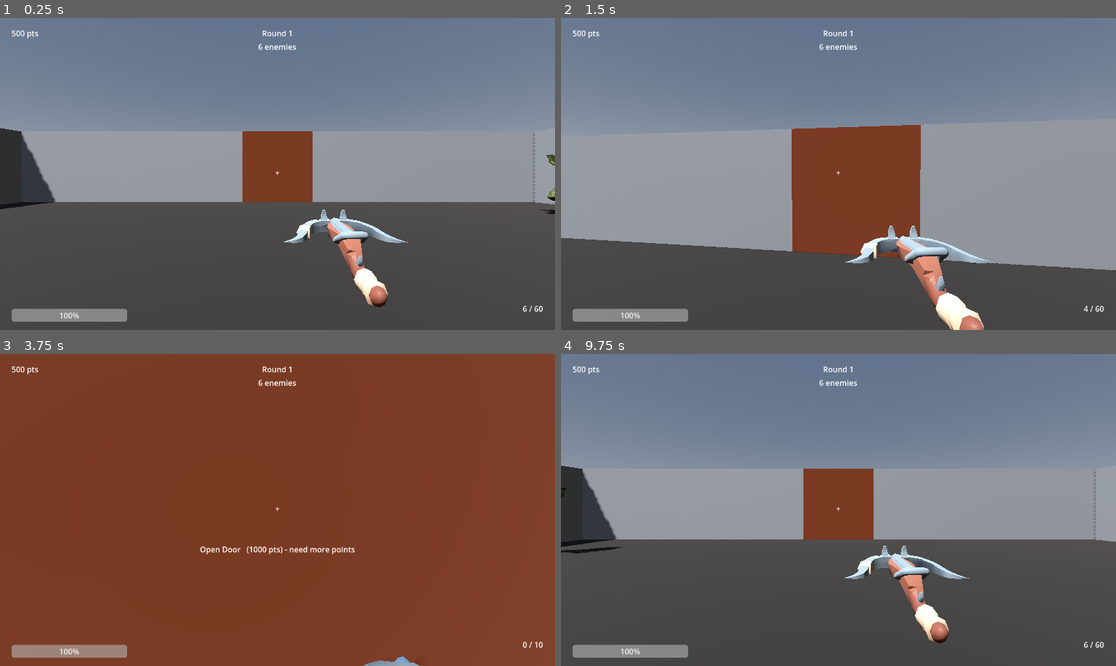
Above: before the commit, frames 1-4 (two rows, left to right).
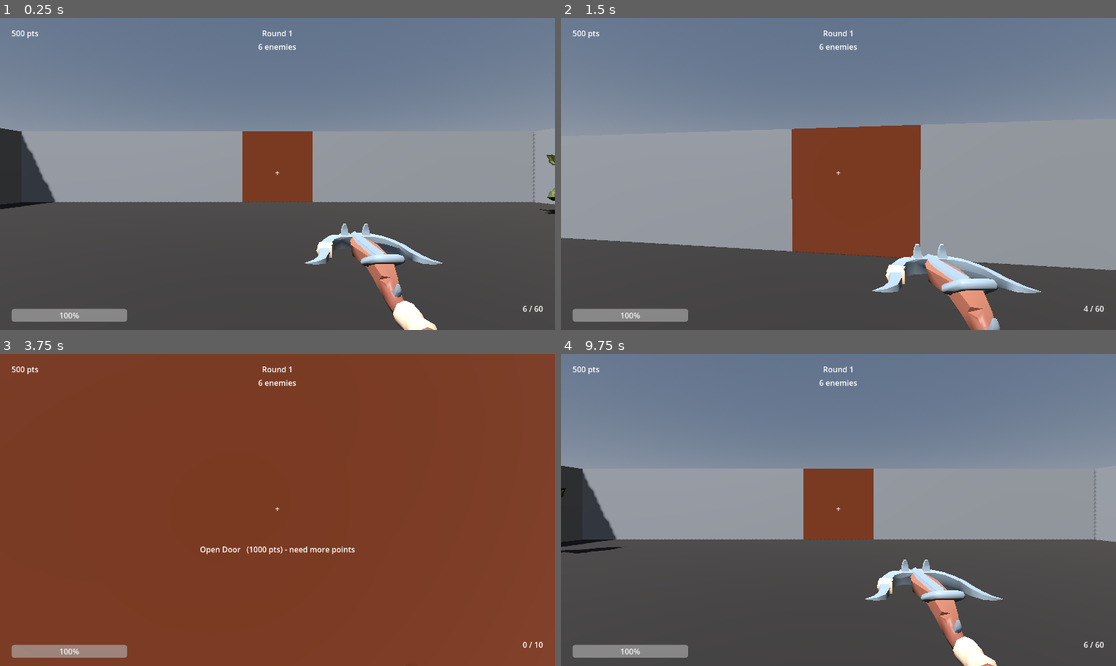
Above: after the commit, the same moments.

Repository: ariesyous/projectbluebean
Game: Godot game, scene res://scenes/world/Arena.tscn
Two runs of this game, one before a commit and one after it. Both use one fixed random seed, a clock stepped at 60 frames per second and the inputs below.
Inputs (mouse positions are in pixels of both pictures, inside the frame that each line leads up to):
- Up to frame 1 (0.25 s): no input
- Up to frame 2 (1.5 s): tap Enter at 0.5 s; move the mouse to (866, 174) at 0.52 s; press the mouse at (866, 174) at 0.53 s; hold W (move_forward) from 0.53 s (still down); tap Space (jump) at 0.77 s; move the mouse to (810, 174) at 1.27 s; release the mouse at (810, 174) at 1.28 s; tap F (interact) at 1.35 s; click (810, 174) at 1.42 s
- Up to frame 3 (3.75 s): keep holding W (move_forward); tap Space (jump) at 1.52, 3.02, 3.5 s; move the mouse to (288, 503) at 2.02 s; hold V (melee) 2.03-2.78 s; click (288, 503) at 2.17 s; move the mouse to (271, 516) at 2.77 s; tap 1 (weapon_1) at 2.85 s; click (271, 516) at 2.92 s; move the mouse to (316, 513) at 3.52 s; hold 2 (weapon_2) from 3.53 s (still down); click (316, 513) at 3.67 s
- Up to frame 4 (9.75 s): tap Space (jump) at 3.77, 4.52, 6.02, 6.5, 6.77, 7.52, 9.02 s; move the mouse to (794, 506) at 4.27 s; release 2 (weapon_2) at 4.28 s; tap 3 (weapon_3) at 4.35, 8.85 s; click (794, 506) at 4.42 s; tap Enter at 5 s; move the mouse to (844, 510) at 5.02 s; press the mouse at (844, 510) at 5.03 s; move the mouse to (816, 503) at 5.77 s; release W (move_forward) at 5.78 s; release the mouse at (816, 503) at 5.78 s; hold D (move_right) 5.78-6.53 s; tap F (interact) at 5.85 s; click (816, 503) at 5.92 s; move the mouse to (866, 510) at 6.52 s; hold V (melee) 6.53-7.28 s; hold W (move_forward) 6.53-8.78 s; click (866, 510) at 6.67 s; move the mouse to (810, 510) at 7.27 s; tap 1 (weapon_1) at 7.35 s; click (810, 510) at 7.42 s; move the mouse to (849, 503) at 8.02 s; hold 2 (weapon_2) 8.03-8.78 s; click (849, 503) at 8.17 s; move the mouse to (832, 516) at 8.77 s; hold A (move_left) 8.78-9.5 s; click (832, 516) at 8.92 s; click "Restart" at 9.5 s

The runs differ from the first frame. In frame 1, 3.4% of the frame differs, in the area x 51-80%, y 61-100%; in frame 2, 4.1%, in the area x 51-87%, y 66-100%; in frame 3, 0.2%; in frame 4, 3.4%.

Commit message:
Implement procedural weapon sway and bob for improved weapon feel

Diff:
--- a/projectbluebean/scenes/player/Player.tscn
+++ b/projectbluebean/scenes/player/Player.tscn
@@ -22,11 +22,11 @@
 [node name="Camera3D" type="Camera3D" parent="Head" unique_id=2136633475]
 
 [node name="WeaponHolder" type="Node3D" parent="Head/Camera3D" unique_id=958073106]
-transform = Transform3D(1, 0, 0, 0, 1, 0, 0, 0, 1, 0.3, -0.3, -0.6)
+transform = Transform3D(1, 0, 0, 0, 1, 0, 0, 0, 1, 0.35, -0.35, -0.5)
 
 [node name="Crossbow" parent="Head/Camera3D/WeaponHolder" unique_id=2117233098 instance=ExtResource("2_gfjak")]
 
-[node name="Axe" parent="Head/Camera3D/WeaponHolder" instance=ExtResource("3_axe")]
+[node name="Axe" parent="Head/Camera3D/WeaponHolder" unique_id=995260413 instance=ExtResource("3_axe")]
 visible = false
 
 [node name="InteractRay" type="RayCast3D" parent="Head/Camera3D" unique_id=663581385]
--- a/projectbluebean/scripts/player/player.gd
+++ b/projectbluebean/scripts/player/player.gd
@@ -12,6 +12,12 @@
 @export var melee_range: float = 2.2
 @export var melee_cooldown: float = 0.65
 
+## Weapon feel polish
+@export var sway_amount: float = 2.5
+@export var sway_lerp: float = 5.0
+@export var bob_frequency: float = 2.4
+@export var bob_amplitude: float = 0.06
+
 signal health_changed(current: float, maximum: float)
 signal weapon_changed(weapon: Node)
 signal interact_target_changed(target)  ## the interactable Node, or null
@@ -24,11 +30,14 @@
 var _weapon_scene_paths: Array[String] = []
 var _current_interactable = null
 var _melee_timer: float = 0.0
+var _mouse_input: Vector2 = Vector2.ZERO
+var _bob_time: float = 0.0
 
 @onready var head: Node3D = $Head
 @onready var camera: Camera3D = $Head/Camera3D
 @onready var weapon_holder: Node3D = $Head/Camera3D/WeaponHolder
 @onready var interact_ray: RayCast3D = $Head/Camera3D/InteractRay
+@onready var _initial_weapon_holder_pos: Vector3 = weapon_holder.position
 
 func _ready() -> void:
 	add_to_group("player")
@@ -40,6 +49,7 @@
 
 func _unhandled_input(event: InputEvent) -> void:
 	if event is InputEventMouseMotion and Input.mouse_mode == Input.MOUSE_MODE_CAPTURED:
+		_mouse_input = event.relative
 		rotate_y(-event.relative.x * mouse_sensitivity)
 		head.rotate_x(-event.relative.y * mouse_sensitivity)
 		head.rotation.x = clamp(head.rotation.x, deg_to_rad(-89.0), deg_to_rad(89.0))
@@ -181,6 +191,37 @@
 	_handle_weapon_input()
 	_update_interaction()
 	_update_health_regen(delta)
+	_update_weapon_visuals(delta)
+
+func _update_weapon_visuals(delta: float) -> void:
+	if weapon_holder == null:
+		return
+
+	# 1. Weapon Sway (Mouse)
+	var sway_target_rotation := Vector3(
+		_mouse_input.y * sway_amount * 0.001,
+		_mouse_input.x * sway_amount * 0.001,
+		0.0
+	)
+	weapon_holder.rotation.x = lerp_angle(weapon_holder.rotation.x, sway_target_rotation.x, delta * sway_lerp)
+	weapon_holder.rotation.y = lerp_angle(weapon_holder.rotation.y, sway_target_rotation.y, delta * sway_lerp)
+	_mouse_input = Vector2.ZERO # Reset for next frame
+
+	# 2. Weapon Bob (Movement)
+	var speed := velocity.length()
+	if is_on_floor() and speed > 0.1:
+		_bob_time += delta * speed * bob_frequency
+	else:
+		_bob_time = lerp(_bob_time, 0.0, delta * 10.0)
+
+	var bob_offset := Vector3(
+		cos(_bob_time * 0.5) * bob_amplitude * 0.5,
+		abs(sin(_bob_time)) * -bob_amplitude,
+		0.0
+	)
+
+	var target_pos := _initial_weapon_holder_pos + bob_offset
+	weapon_holder.position = weapon_holder.position.lerp(target_pos, delta * 10.0)
 
 func _handle_weapon_input() -> void:
 	if _current_weapon == null:
Not shown: 1 places in projectbluebean/scenes/player/Player.tscn that only renumber resources
